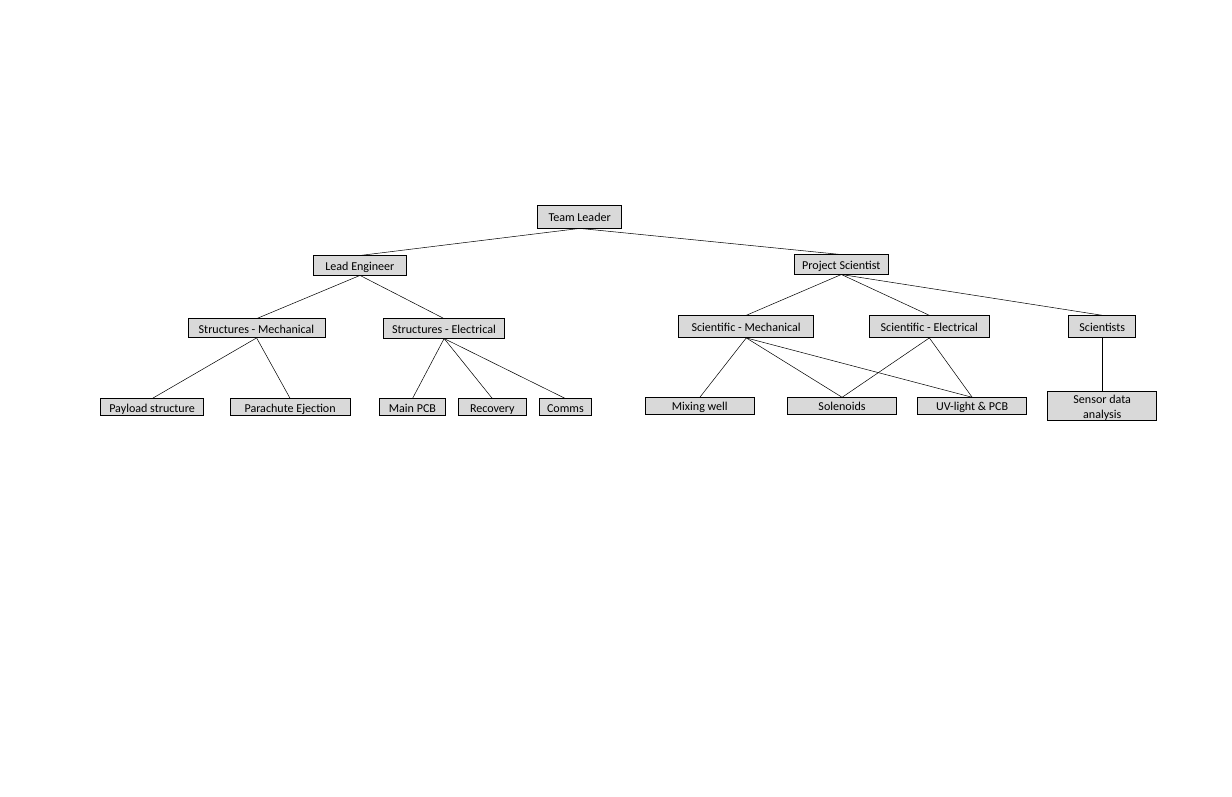
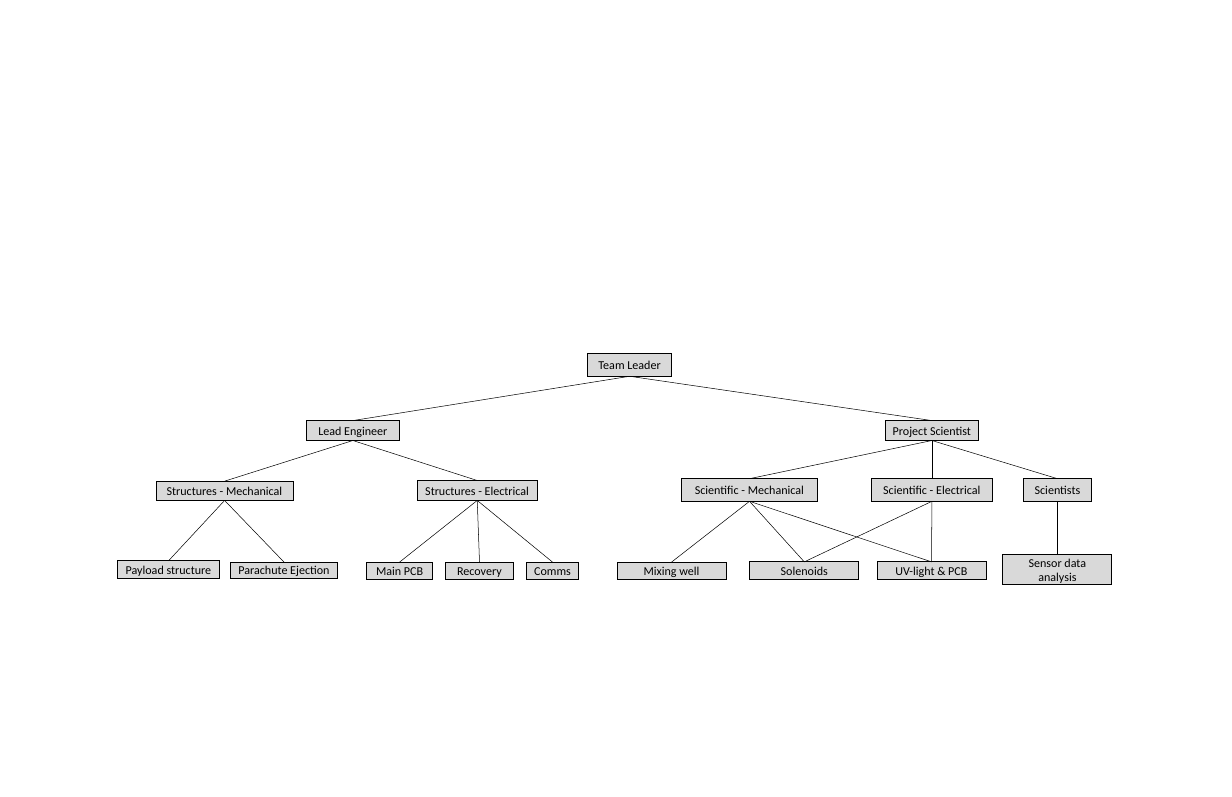
Before and after one commit to rit-spex/SPEX-Project-Definition-Documents, a slide deck: slide 1 of SDL-IREC-2020/figs/team_hierarchy.pptx. Drawn at 1232x797 pixels with LibreOffice and Linux fonts; fonts in the diff are those of the drawing. Boxes give left, top, right and bottom in pixels: in the first picture for what was removed or moved away, otherwise in the second. Text is boxed around its words. In the diff, an @@ line names an element or a change of style, - is before the commit and + after.

```diff
--- a/SDL-IREC-2020/figs/team_hierarchy.pptx
+++ b/SDL-IREC-2020/figs/team_hierarchy.pptx
@@ rectangle "Team Leader": place and size @@
-rectangle "Team Leader" at <box>538,206,622,228</box>
+rectangle "Team Leader" at <box>588,354,672,376</box>
@@ line moved from (580, 228) - (360, 256) to (630, 376) - (353, 421) @@
@@ line moved from (580, 228) - (841, 254) to (630, 376) - (932, 421) @@
@@ line moved from (360, 275) - (257, 319) to (353, 441) - (225, 481) @@
@@ rectangle "Lead Engineer": place and size @@
-rectangle "Lead Engineer" at <box>313,256,407,276</box>
+rectangle "Lead Engineer" at <box>307,421,400,441</box>
@@ line moved from (360, 275) - (444, 319) to (353, 441) - (478, 480) @@
@@ line moved from (841, 275) - (746, 315) to (932, 441) - (749, 479) @@
@@ rectangle "Project Scientist": place and size @@
-rectangle "Project Scientist" at <box>795,254,888,275</box>
+rectangle "Project Scientist" at <box>885,421,978,441</box>
@@ line moved from (841, 275) - (1102, 315) to (932, 441) - (1057, 479) @@
@@ line moved from (841, 275) - (929, 315) to (932, 441) - (932, 479) @@
@@ rectangle "Scientific - Mechanical": place and size @@
-rectangle "Scientific - Mechanical" at <box>678,315,814,338</box>
+rectangle "Scientific - Mechanical" at <box>682,479,817,501</box>
@@ rectangle "Scientific - Electrical": place and size @@
-rectangle "Scientific - Electrical" at <box>869,315,989,338</box>
+rectangle "Scientific - Electrical" at <box>872,479,992,501</box>
@@ rectangle "Structures - Mechanical": place and size @@
-rectangle "Structures - Mechanical" at <box>188,319,325,338</box>
+rectangle "Structures - Mechanical" at <box>156,481,293,501</box>
@@ line moved from (257, 338) - (152, 399) to (225, 501) - (168, 561) @@
@@ line moved from (257, 338) - (290, 399) to (225, 501) - (284, 562) @@
@@ line moved from (444, 338) - (412, 399) to (478, 501) - (399, 562) @@
@@ rectangle "Structures - Electrical": place and size @@
-rectangle "Structures - Electrical" at <box>384,319,504,339</box>
+rectangle "Structures - Electrical" at <box>417,480,538,501</box>
@@ line moved from (444, 338) - (565, 399) to (478, 501) - (552, 562) @@
@@ line moved from (444, 338) - (492, 399) to (478, 501) - (480, 562) @@
@@ line moved from (746, 338) - (700, 397) to (749, 501) - (672, 562) @@
@@ line moved from (746, 338) - (973, 397) to (749, 501) - (931, 562) @@
@@ line moved from (746, 338) - (842, 397) to (749, 501) - (804, 562) @@
@@ line moved from (929, 338) - (842, 397) to (932, 501) - (804, 562) @@
@@ line moved from (929, 338) - (973, 397) to (932, 501) - (931, 562) @@
@@ 2 rectangles, 1 line: place and size @@
-2 rectangles, 1 line at <box>1048,315,1157,421</box>
+2 rectangles, 1 line at <box>1003,479,1112,585</box>
@@ rectangle "Payload structure": place and size @@
-rectangle "Payload structure" at <box>101,399,203,416</box>
+rectangle "Payload structure" at <box>117,561,220,578</box>
@@ rectangle "Parachute Ejection": place and size @@
-rectangle "Parachute Ejection" at <box>230,399,351,416</box>
+rectangle "Parachute Ejection" at <box>230,562,337,578</box>
@@ 3 rectangles: place and size @@
-3 rectangles at <box>380,399,591,416</box>
+3 rectangles at <box>367,562,578,580</box>
@@ rectangle "Mixing well": place and size @@
-rectangle "Mixing well" at <box>645,397,754,415</box>
+rectangle "Mixing well" at <box>617,562,725,580</box>
@@ rectangle "Solenoids": place and size @@
-rectangle "Solenoids" at <box>788,397,896,415</box>
+rectangle "Solenoids" at <box>750,562,859,580</box>
@@ rectangle "UV-light & PCB": place and size @@
-rectangle "UV-light & PCB" at <box>917,397,1026,415</box>
+rectangle "UV-light & PCB" at <box>877,562,986,580</box>
```
Also in this commit, not shown: 3 other files.
